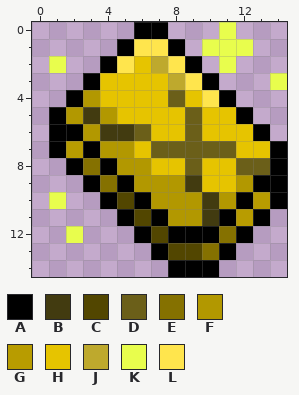
Pixel-art sprite, stored at Grafiki/Obiekty/Tabliczka Nie1.png. Above is the file before it was changed.
The file is 15x15 pixels.
Palette (. is transparent): A #000000  B #423b10  C #524600  D #6b5f19  E #857100  F #b29800  G #b89c00  H #e6c400  J #bea92d  K #e8fd4d  L #ffe54d
Pixels before, first column x 1:
 0 .....AA...K...
 1 ....ALLA.KKK..
 2 K..ALHJLA.K...
 3 ..AHHHHJLA...K
 4 .AFHHHHDHLA...
 5 AFBFHHHHDHHA..
 6 AAFBBDHHDHHHA.
 7 AGAFFHDDDDDHHA
 8 .AEAFFHHDHHDDA
 9 ..AEAFFFBHHFAA
10 K..ACAFFFBFAGA
11 ....ACAFFBAGA.
12 .K...ACAAAEA..
13 ......ACCEA...
14 .......AAA....
After the commit:
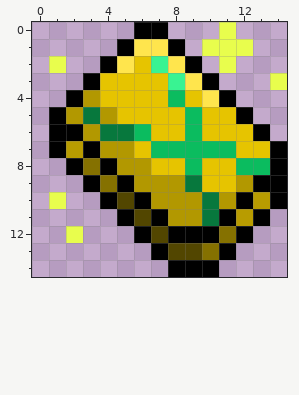
The exact change:
colour B: #423b10 -> #07783d
colour D: #6b5f19 -> #0bbc5f
colour J: #bea92d -> #39f392
Pixel boxes of the changes (left, top, right, bottom) in both pictures:
changed: (83, 56, 270, 226)
